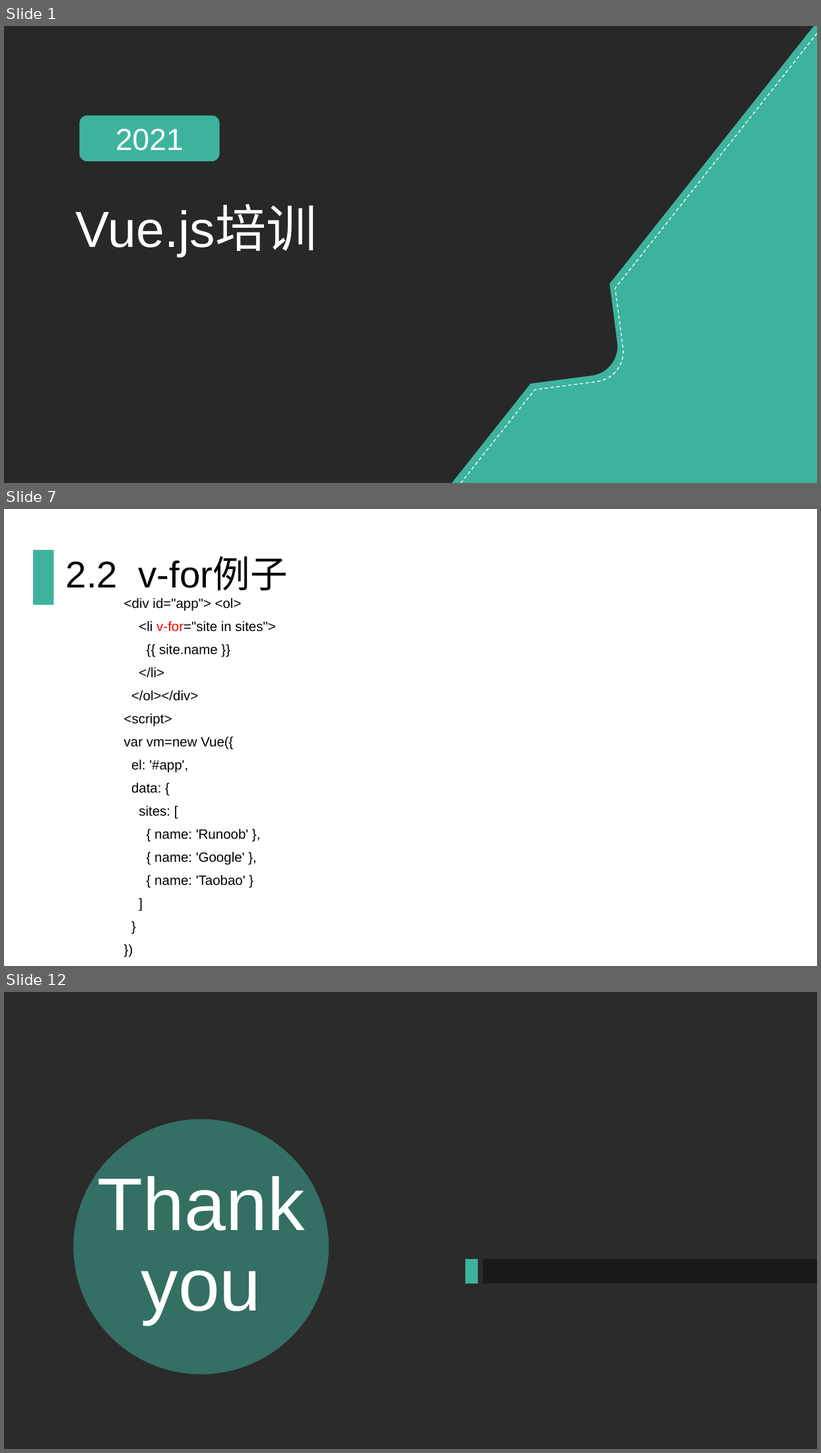
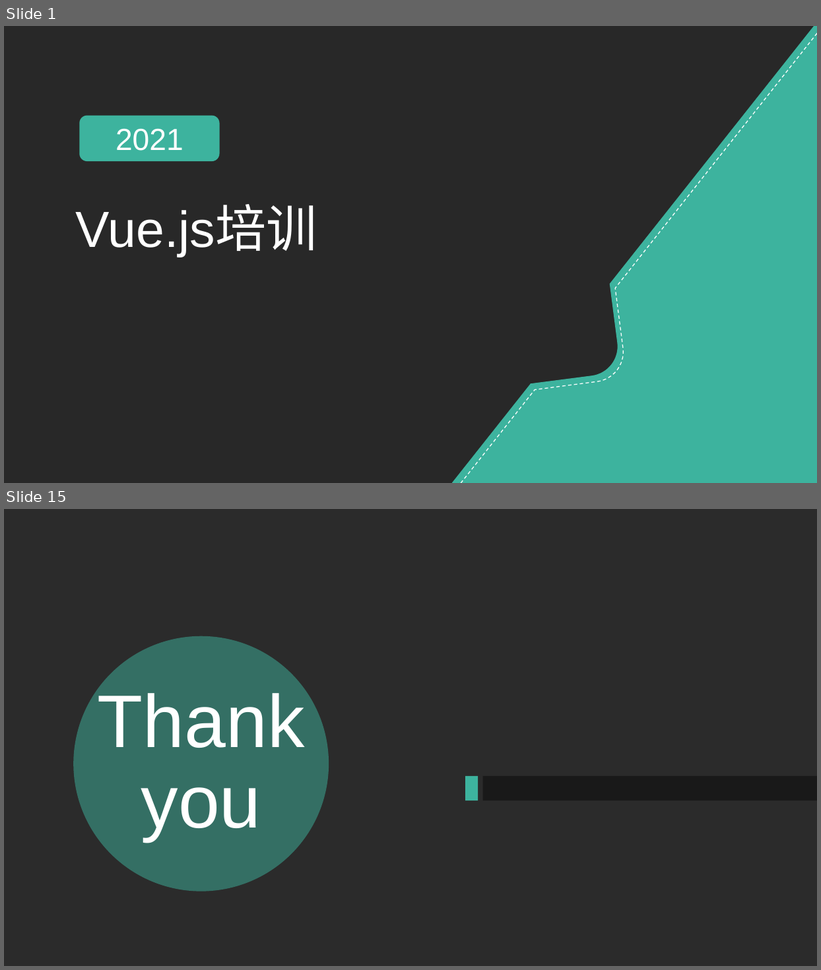
Before and after one commit to qinting513/nodejs_Vue3, a slide deck: Vue.js培训.pptx. Shown one above the other, each under a label of ours: slides 1, 7 and 12 before the commit, slides 1 and 15 after it; the slides between them are not shown. The pictures are 821x1453 and 821x970 pixels, drawn with LibreOffice and Linux fonts; fonts in the diff are those of the drawing; background and template pictures are left out; a plain dark background stands for a picture behind light text. Boxes give left, top, right and bottom in pixels: in the first picture for what was removed or moved away, otherwise in the second. Text is boxed around its words. In the diff, an @@ line names an element or a change of style, - is before the commit and + after.

```diff
--- a/Vue.js培训.pptx
+++ b/Vue.js培训.pptx
@@ slide 7 removed at (4,509,817,966), background #FFFFFF @@
@@ rectangle removed at (33,550,54,605) @@
@@ title removed at (66,558,288,591) @@
-2.2 v-for例子
@@ text removed at (124,598,275,886) @@
-<div id="app"> <ol>
-<li v-for="site in sites">
-{{ site.name }}
-</li>
-</ol></div>
-<script>
-var vm=new Vue({
-el: '#app',
-data: {
-sites: [
-{ name: 'Runoob' },
-{ name: 'Google' },
-{ name: 'Taobao' }
-]
-}
-})
-</script>
@@ what was slide 12 is now slide 15 @@
```
Also in this commit, not shown: 6 slides changed, 7 slides added, 3 other slides removed, 1 other file.
